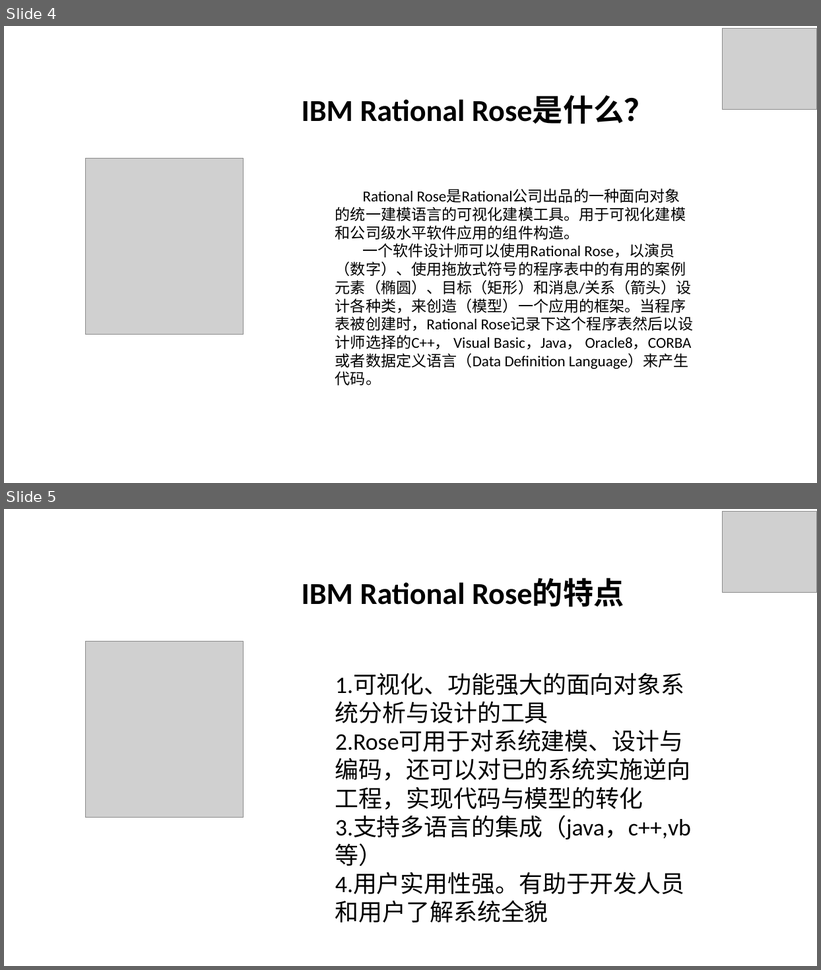
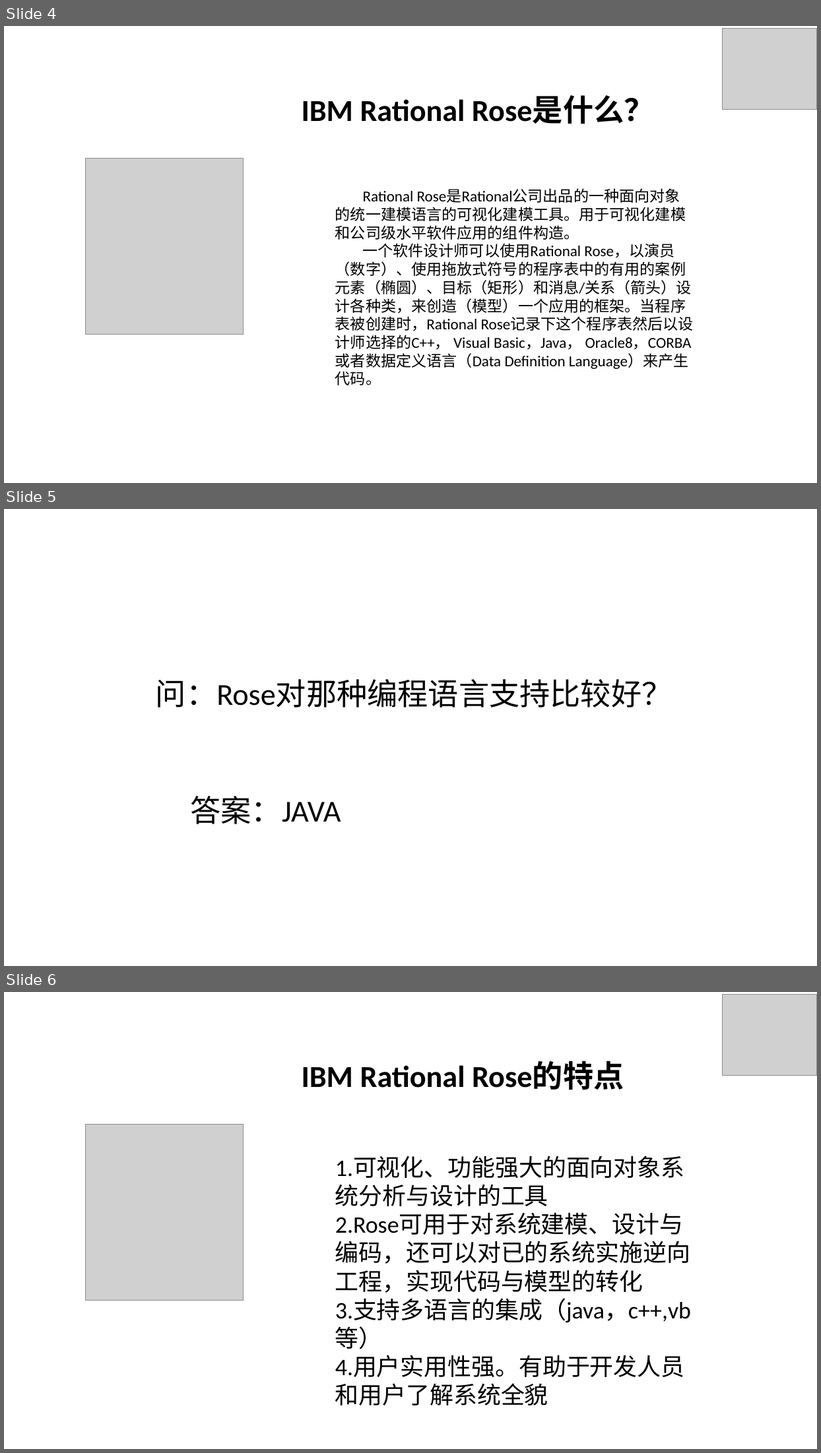
Before and after one commit to 606-Roar/2017PRD-G16, a slide deck: PRD-G16-Rational Rose介绍ppt-1107.pptx. Shown one above the other, each under a label of ours: slides 4 and 5 before the commit, slides 4, 5 and 6 after it. The pictures are 821x970 and 821x1453 pixels, drawn with LibreOffice and Linux fonts; fonts in the diff are those of the drawing; grey boxes stand for pictures. Boxes give left, top, right and bottom in pixels: in the first picture for what was removed or moved away, otherwise in the second. Text is boxed around its words. In the diff, an @@ line names an element or a change of style, - is before the commit and + after.

```diff
--- a/PRD-G16-Rational Rose介绍ppt-1107.pptx
+++ b/PRD-G16-Rational Rose介绍ppt-1107.pptx
@@ slide 5 added at <box>4,509,817,966</box>, background #FFFFFF @@
@@ text added at <box>156,679,673,708</box>, 36 pt, text #000000 @@
+问：Rose对那种编程语言支持比较好？
@@ text added at <box>191,796,341,824</box>, 36 pt, text #000000 @@
+答案：JAVA
@@ what was slide 5 is now slide 6 @@
```
Also in this commit, not shown: 1 other slide added.
